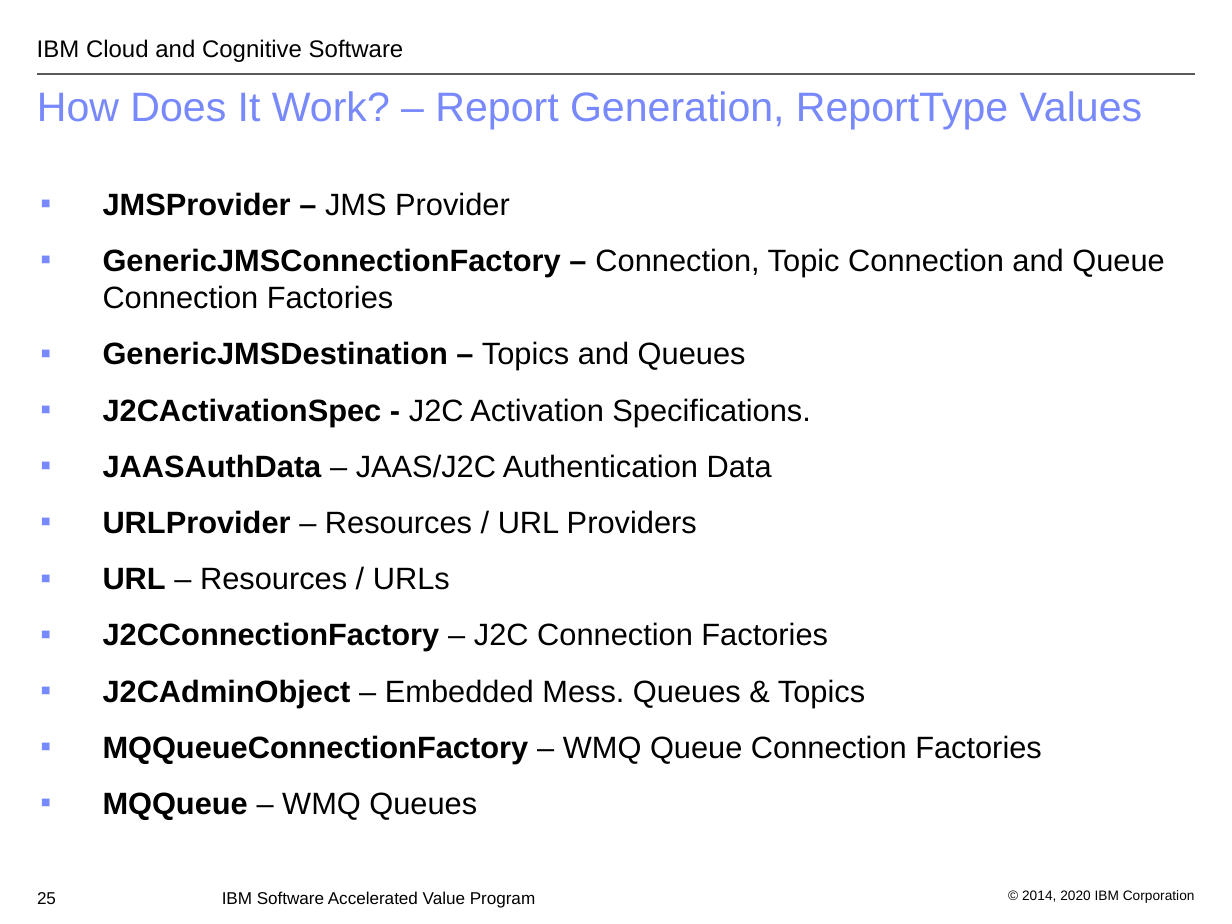
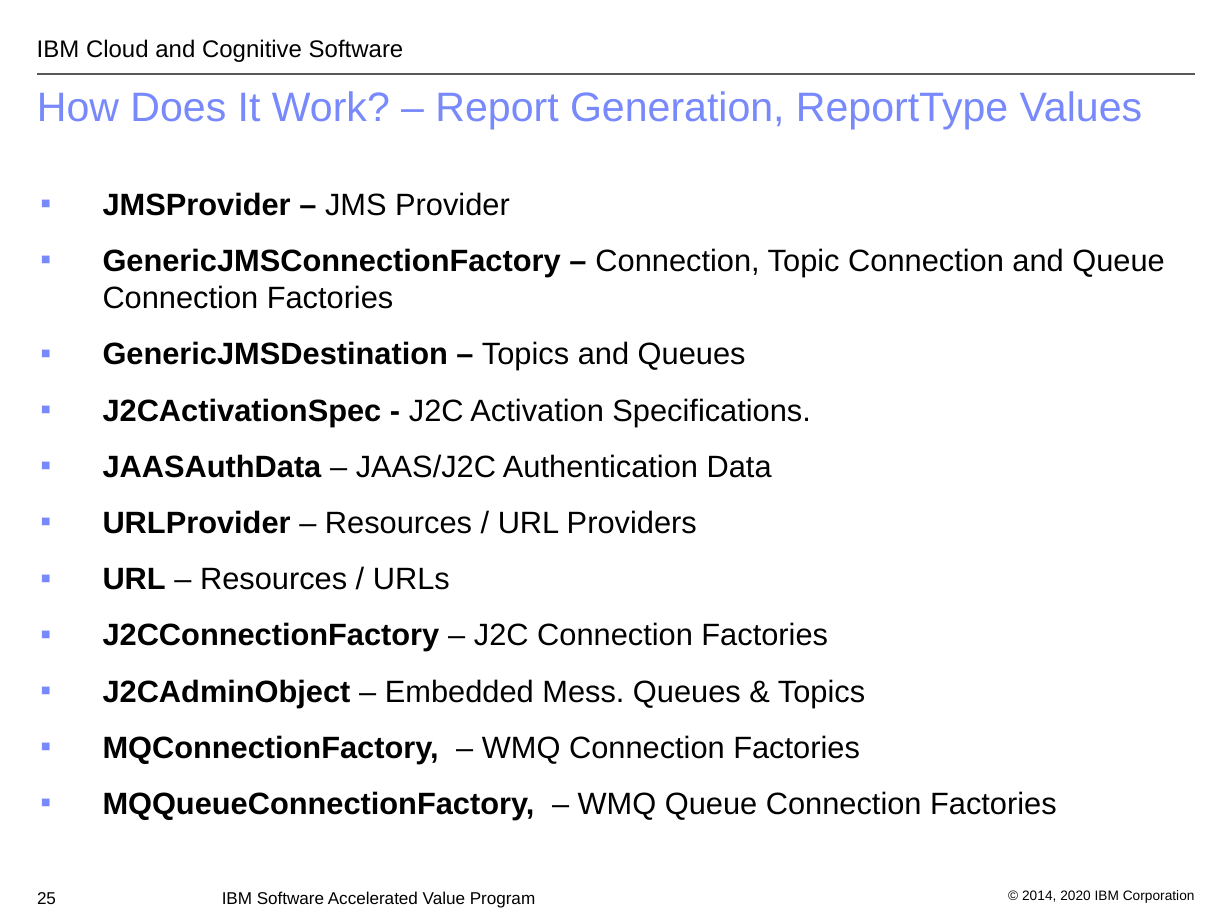
Before and after one commit to IBM/websphere-cct, a slide deck: slide 25 of WASConfigurationComparisonTool.ppt. Drawn at 1232x924 pixels with LibreOffice and Linux fonts; fonts in the diff are those of the drawing; background and template pictures are left out. Boxes give left, top, right and bottom in pixels: in the first picture for what was removed or moved away, otherwise in the second. Text is boxed around its words. In the diff, an @@ line names an element or a change of style, - is before the commit and + after.

Commit message:
implement MQCF, MQTopicCF & MQTopic resource reports

```diff
--- a/WASConfigurationComparisonTool.ppt
+++ b/WASConfigurationComparisonTool.ppt
@@ text at (x1=103, y1=735, x2=1057, y2=820): text changed @@
-▪ MQQueueConnectionFactory – WMQ Queue Connection Factories
-▪ MQQueue – WMQ Queues
+▪ MQConnectionFactory, – WMQ Connection Factories
+▪ MQQueueConnectionFactory, – WMQ Queue Connection Factories
```
Also in this commit, not shown: 1 slide added, 3 other files.
